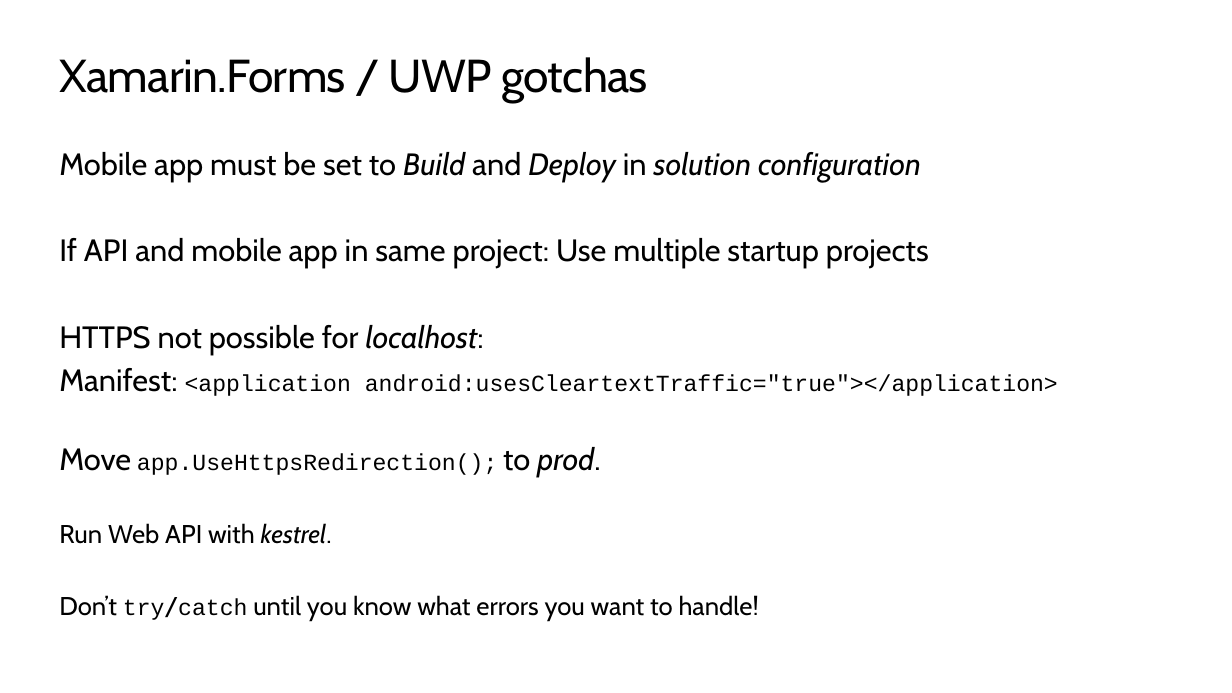
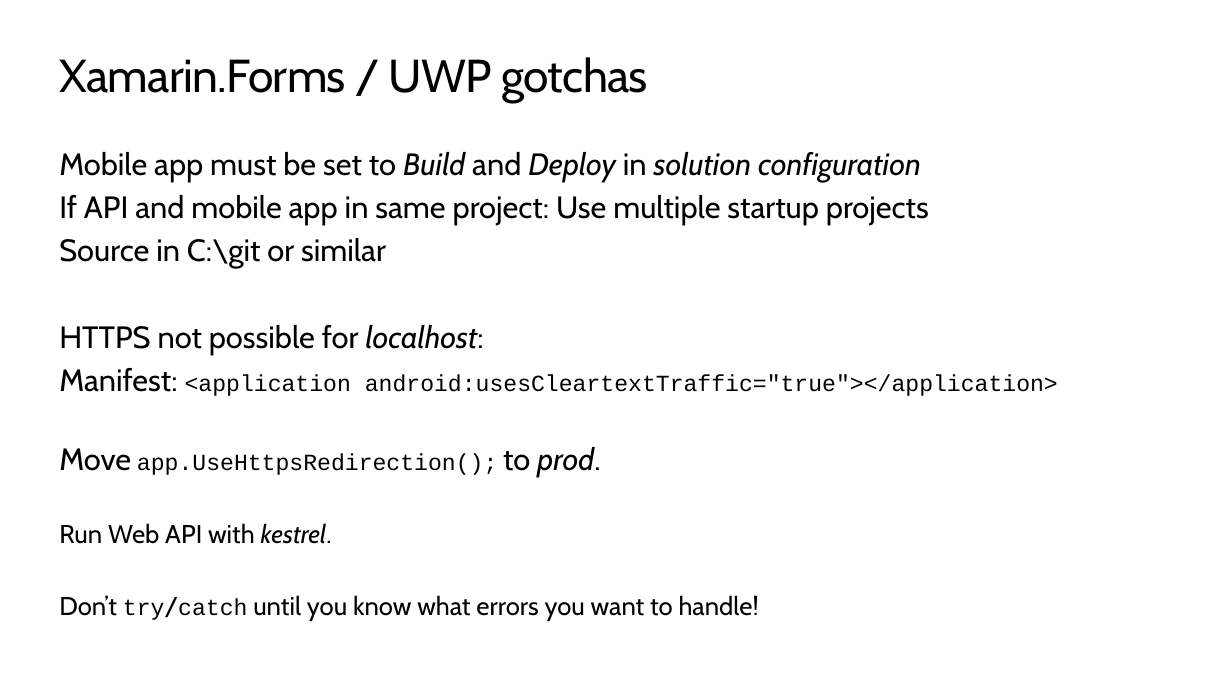
Before and after one commit to ondfisk/BDSA2019, a slide deck: slide 20 of Slides/Lecture10 - Apps and XAML, UWP and Xamarin.Forms.pptx. Drawn at 1232x693 pixels with LibreOffice and Linux fonts; fonts in the diff are those of the drawing; background and template pictures are left out. Boxes give left, top, right and bottom in pixels: in the first picture for what was removed or moved away, otherwise in the second. Text is boxed around its words. In the diff, an @@ line names an element or a change of style, - is before the commit and + after.

Commit message:
Lecture 10 done

```diff
--- a/Slides/Lecture10 - Apps and XAML, UWP and Xamarin.Forms.pptx
+++ b/Slides/Lecture10 - Apps and XAML, UWP and Xamarin.Forms.pptx
@@ text at (x1=59, y1=238, x2=386, y2=268): paragraph added @@
+Source in C:\git or similar
```
Also in this commit, not shown: 16 other files.
